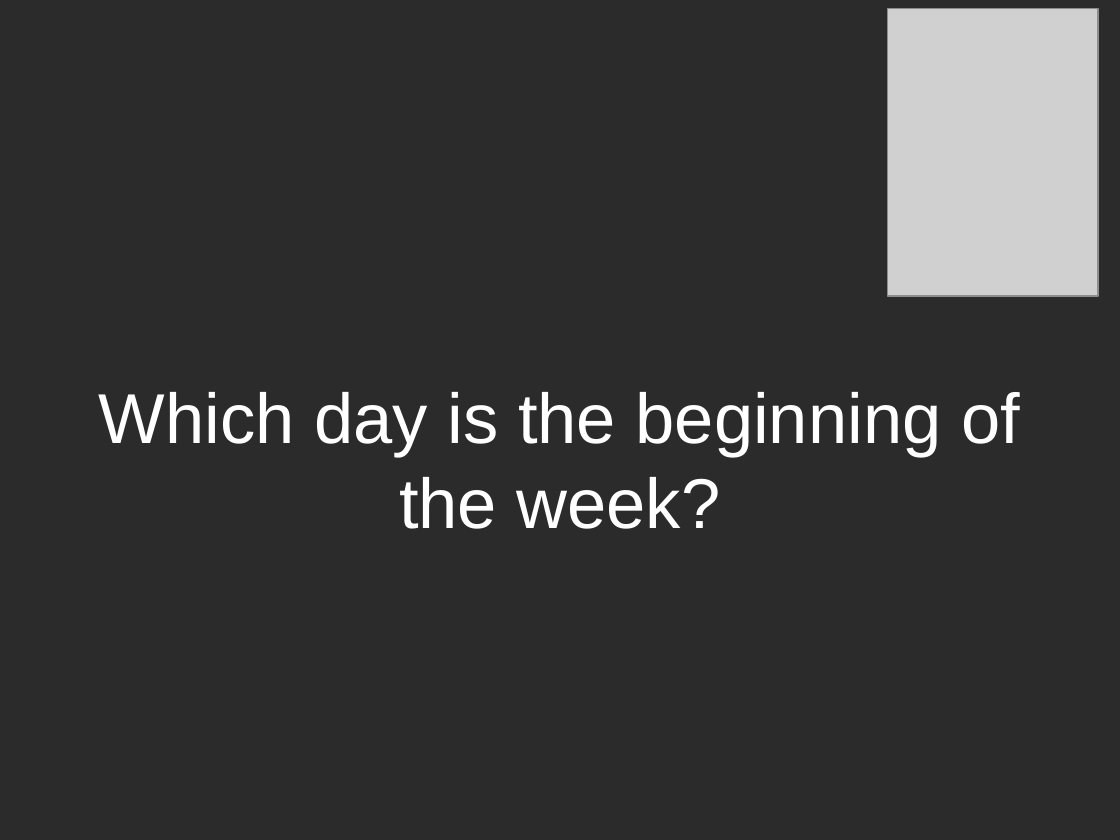
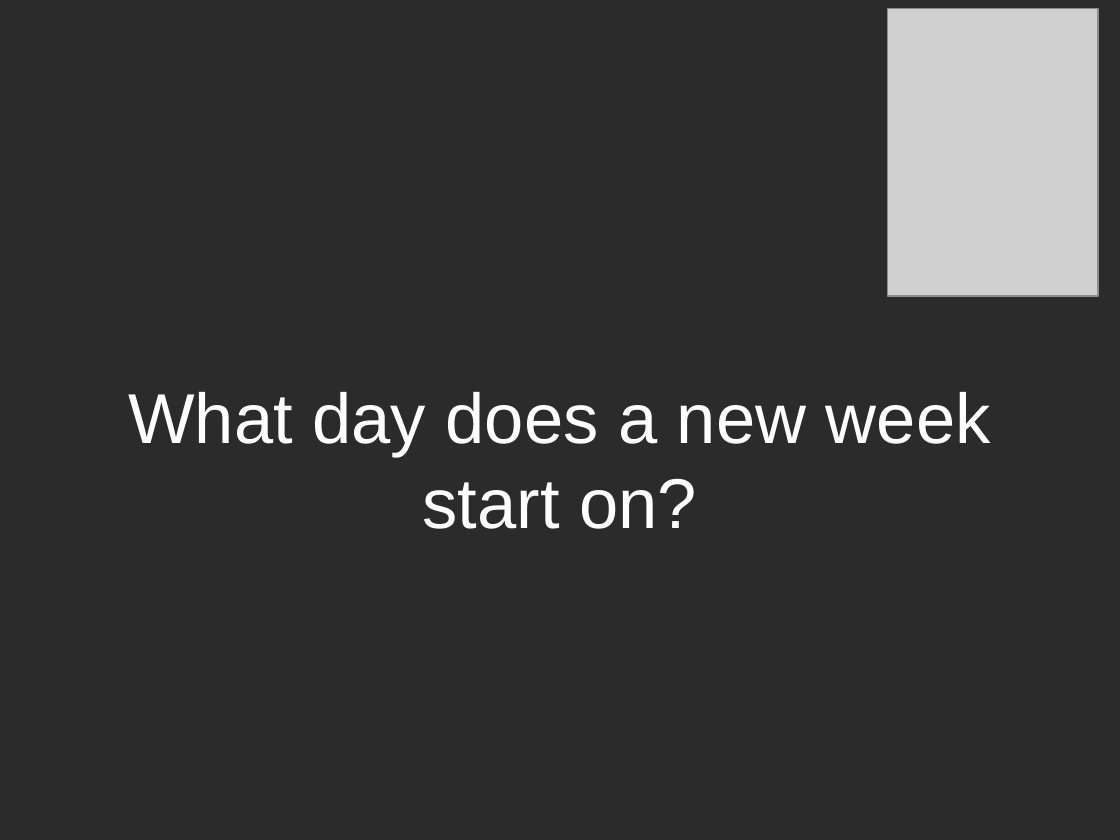
Before and after one commit to dodikk/ESLocale, a slide deck: slide 5 of article/slides/CalendarSqlite.odp. Drawn at 1120x840 pixels with LibreOffice and Linux fonts; fonts in the diff are those of the drawing; grey boxes stand for pictures; background and template pictures are left out; a plain dark background stands for a picture behind light text. Boxes give left, top, right and bottom in pixels: in the first picture for what was removed or moved away, otherwise in the second. Text is boxed around its words. In the diff, an @@ line names an element or a change of style, - is before the commit and + after.

```diff
--- a/article/slides/CalendarSqlite.odp
+++ b/article/slides/CalendarSqlite.odp
@@ text at bbox=[128, 392, 991, 529]: text changed @@
-Which day is the beginning of the week?
+What day does a new week start on?
```
Also in this commit, not shown: 1 other slide changed, 2 other files.
